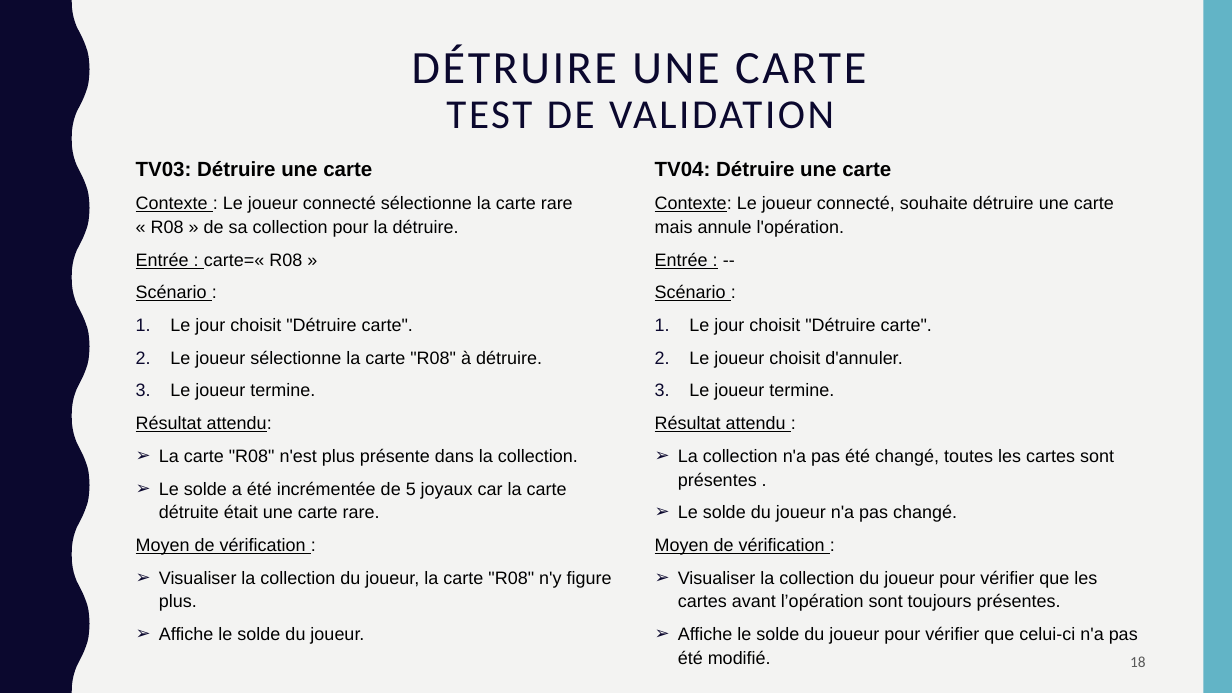
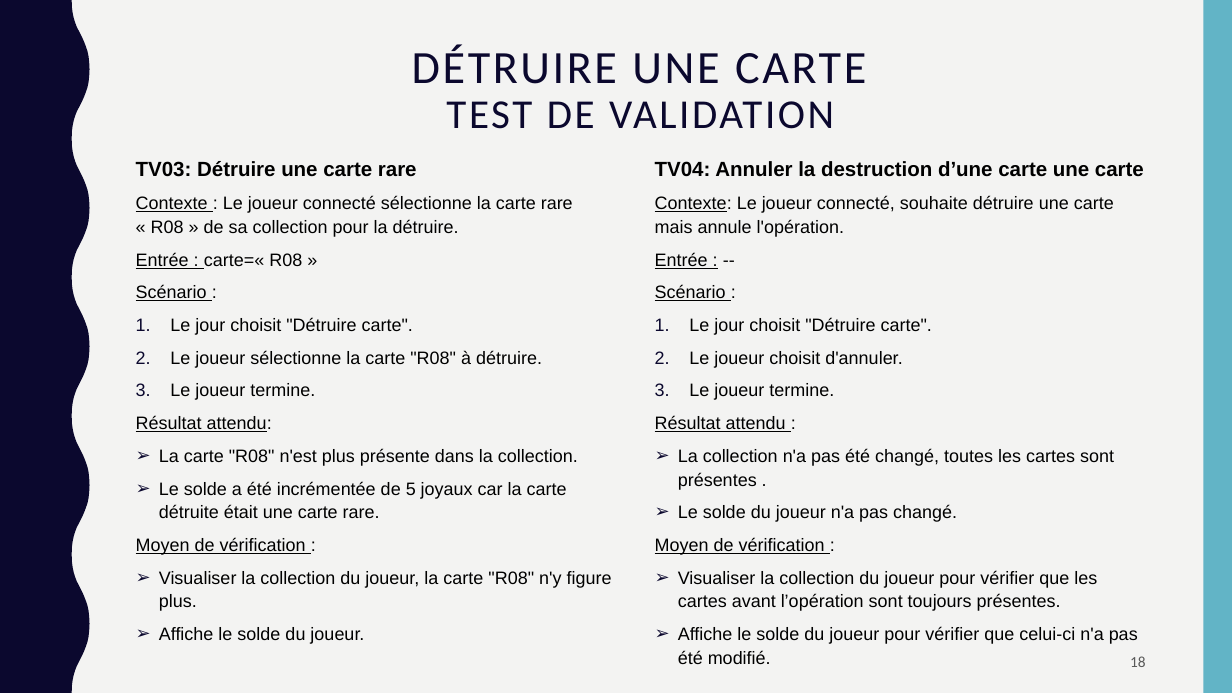
Before and after one commit to AlexiaBourmaud/StoneHearth, a slide deck: slide 18 of presentation/présentation2.pptx. Drawn at 1232x693 pixels with LibreOffice and Linux fonts; fonts in the diff are those of the drawing. Boxes give left, top, right and bottom in pixels: in the first picture for what was removed or moved away, otherwise in the second. Text is boxed around its words. In the diff, an @@ line names an element or a change of style, - is before the commit and + after.

```diff
--- a/presentation/présentation2.pptx
+++ b/presentation/présentation2.pptx
@@ text at bbox=[136, 161, 417, 177]: text changed @@
-TV03: Détruire une carte
+TV03: Détruire une carte rare
@@ text at bbox=[655, 161, 1144, 177]: text changed @@
-TV04: Détruire une carte
+TV04: Annuler la destruction d’une carte une carte
```
Also in this commit, not shown: 1 other slide changed.
